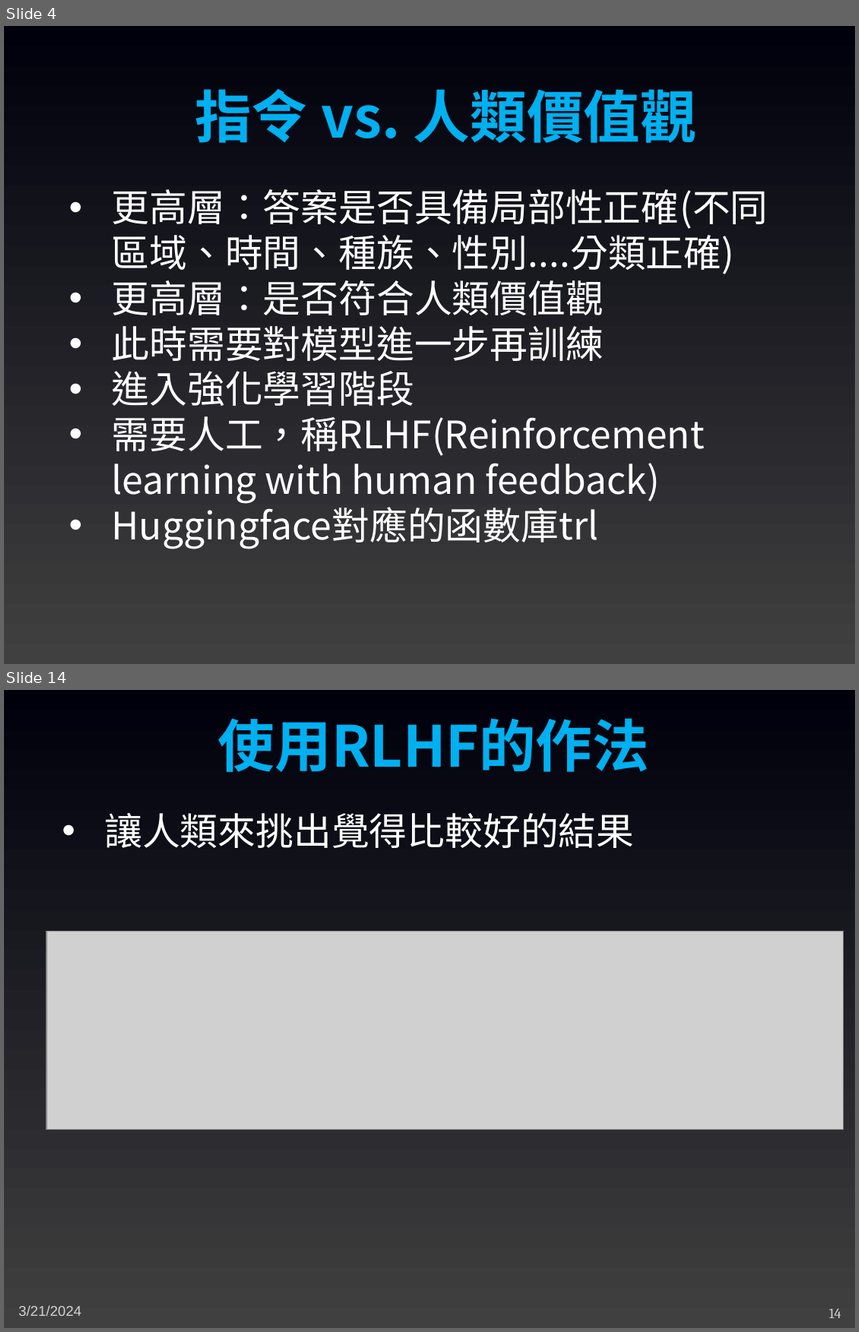
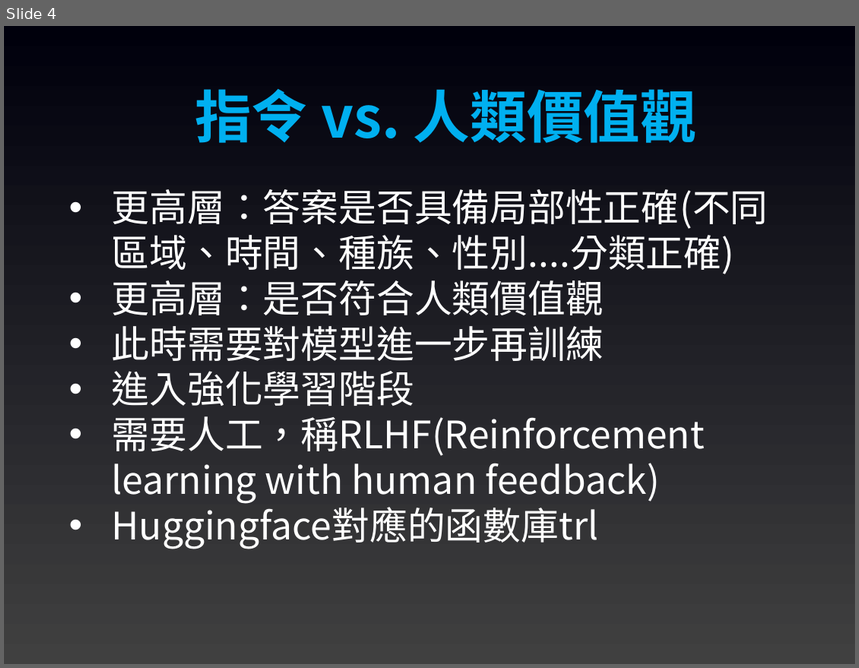
Before and after one commit to joshhu/mustllm20242nd, a slide deck: Slides/Week01/16：進入RLHF階段.pptx. Shown one above the other, each under a label of ours: slides 4 and 14 before the commit, slide 4 after it; the slides between them are not shown. The pictures are 859x1332 and 859x668 pixels, drawn with LibreOffice and Linux fonts; fonts in the diff are those of the drawing; grey boxes stand for pictures. Boxes give left, top, right and bottom in pixels: in the first picture for what was removed or moved away, otherwise in the second. Text is boxed around its words. In the diff, an @@ line names an element or a change of style, - is before the commit and + after.

```diff
--- a/Slides/Week01/16：進入RLHF階段.pptx
+++ b/Slides/Week01/16：進入RLHF階段.pptx
@@ slide 14 removed at <box>4,690,855,1328</box>, background gradient #404040 to #00000C @@
@@ text removed at <box>218,718,650,772</box> @@
-使用RLHF的作法
@@ text removed at <box>104,813,634,848</box> @@
-• 讓人類來挑出覺得比較好的結果
@@ picture removed at <box>47,931,843,1129</box> @@
@@ text removed at <box>18,1306,82,1316</box> @@
-3/21/2024
@@ page number removed at <box>829,1309,842,1319</box> @@
-14
```
Also in this commit, not shown: 29 slides changed, 5 other files.
